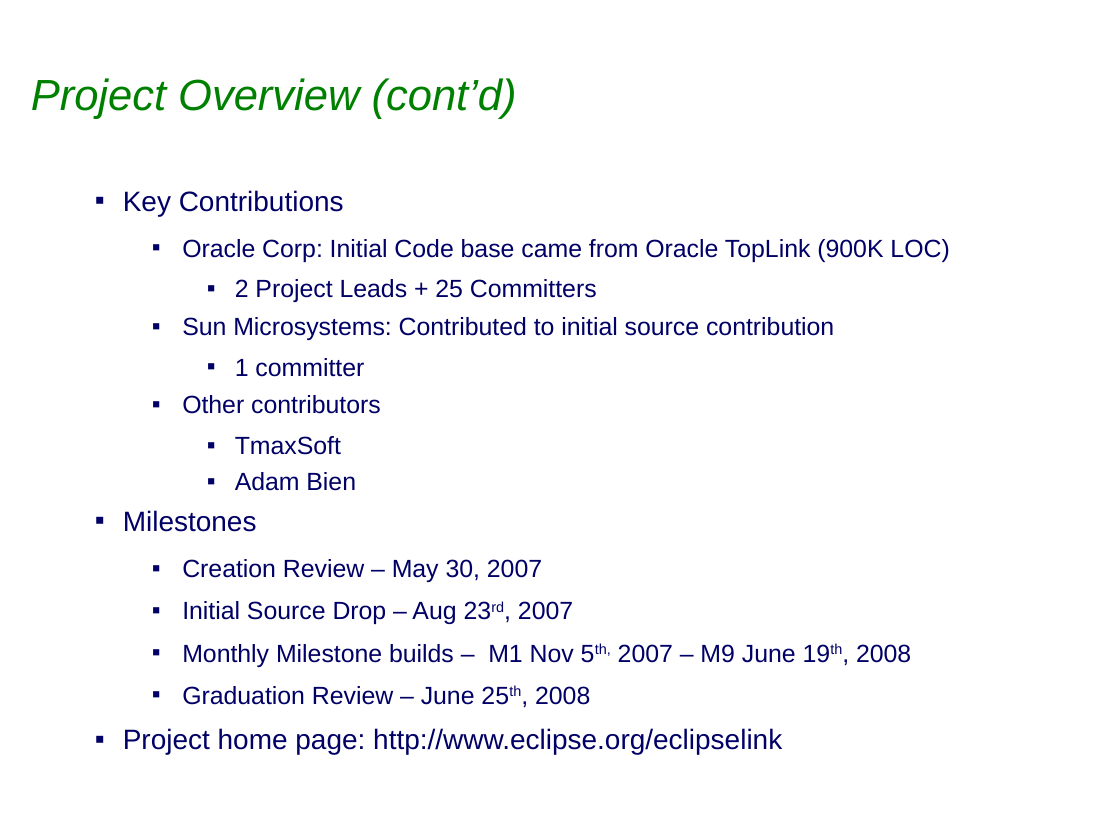
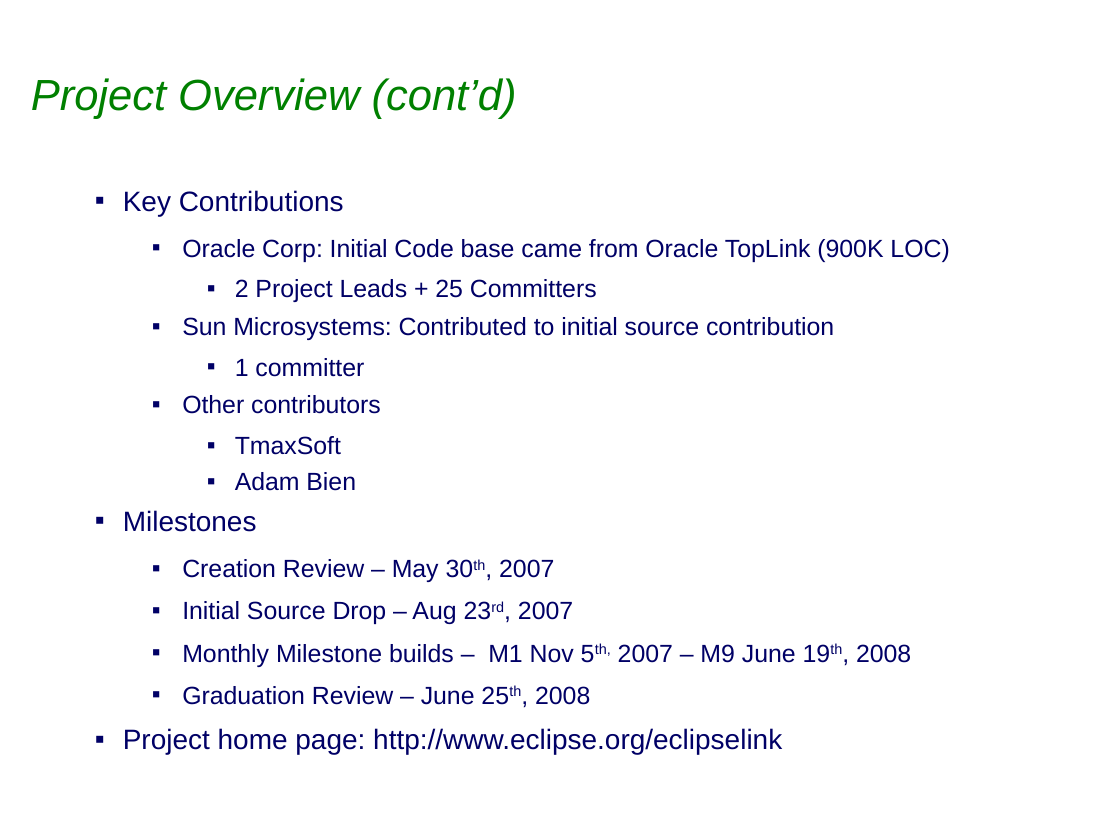
Before and after one commit to bfg-repo-cleaner-demos/eclipselink.runtime-bfg-strip-big-blobs, a slide deck: slide 3 of project-admin/Graduation_Review.ppt. Drawn at 1120x840 pixels with LibreOffice and Linux fonts; fonts in the diff are those of the drawing; background and template pictures are left out. Boxes give left, top, right and bottom in pixels: in the first picture for what was removed or moved away, otherwise in the second. Text is boxed around its words. In the diff, an @@ line names an element or a change of style, - is before the commit and + after.

```diff
--- a/project-admin/Graduation_Review.ppt
+++ b/project-admin/Graduation_Review.ppt
@@ text at (182,559,554,582): text changed @@
-  ▪ Creation Review – May 30, 2007
+  ▪ Creation Review – May 30th, 2007
```
Also in this commit, not shown: 1 other slide changed, 1 slide added.
